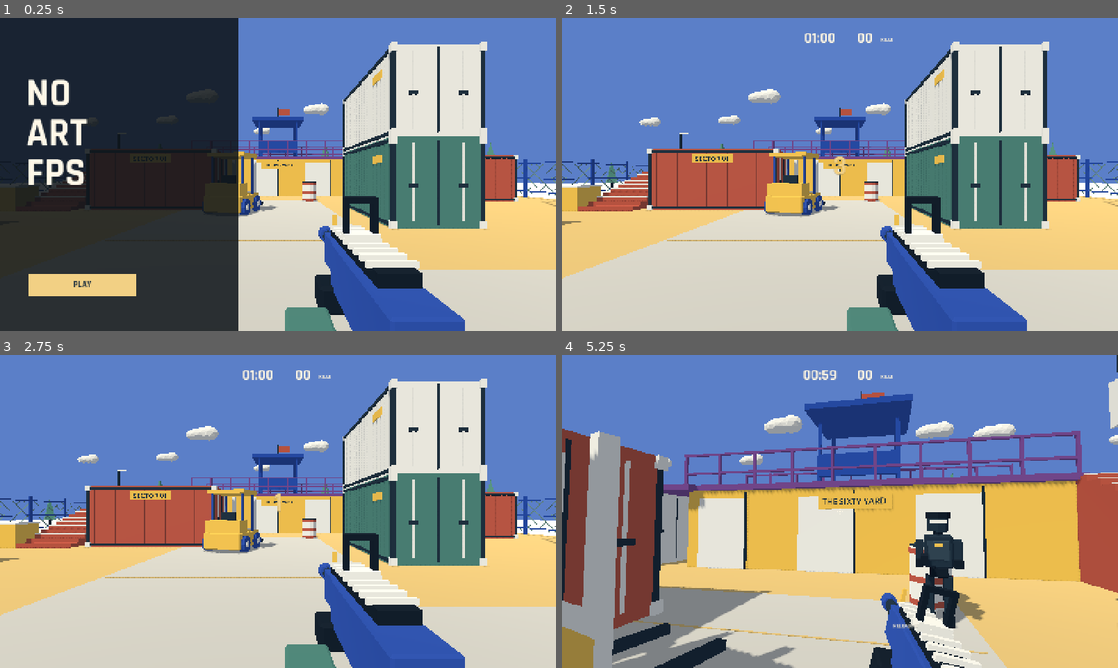
Above: before the commit, frames 1-4 (two rows, left to right).
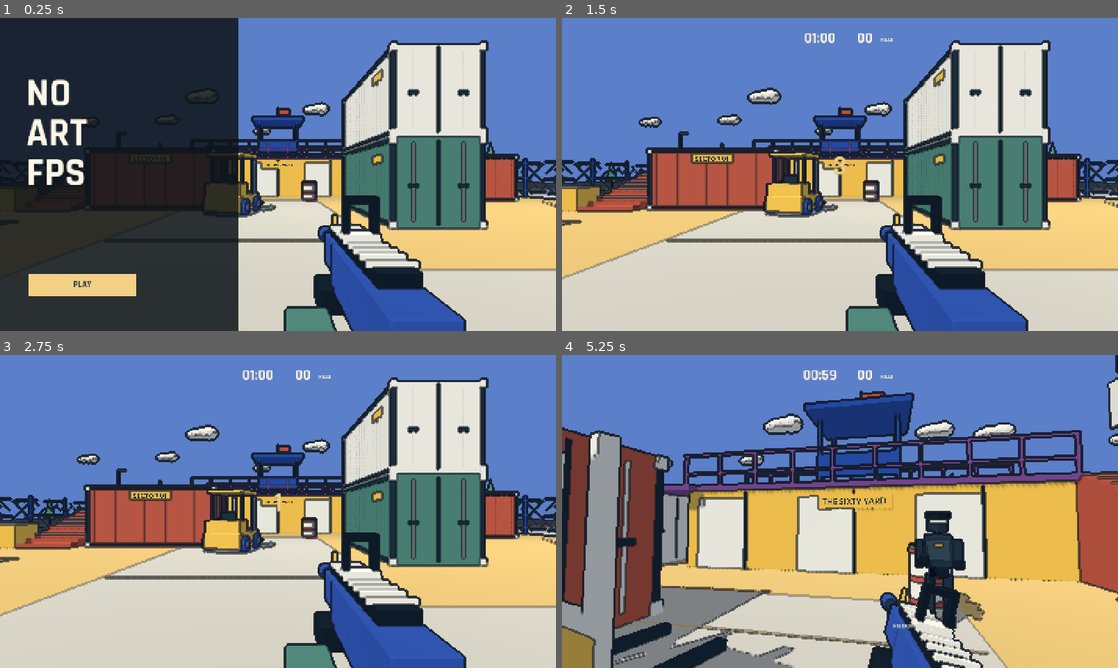
Above: after the commit, the same moments.

Repository: YicongCao/No-Art-FPS
Game: Godot game, scene res://scenes/main.tscn
The game is run twice, just before and just after one commit, with the same random seed, the same clock (stepped at 60 frames per second) and the same inputs.
Inputs (mouse positions are in pixels of both pictures, inside the frame that each line leads up to):
- Up to frame 1 (0.25 s): no input
- Up to frame 2 (1.5 s): click "PLAY" at 0.5 s; tap Enter (restart) at 1.25 s; move the mouse to (867, 174) at 1.27 s; press the mouse at (867, 174) at 1.28 s; hold W (forward) from 1.28 s (still down)
- Up to frame 3 (2.75 s): keep holding W (forward); tap Space (jump) at 1.52, 2.27 s; tap Enter (restart) at 2 s; move the mouse to (250, 511) at 2.02 s; release the mouse at (250, 511) at 2.03 s; tap M at 2.1 s
- Up to frame 4 (5.25 s): keep holding W (forward); tap Enter (restart) at 2.75, 3.5 s; move the mouse to (851, 505) at 2.77 s; press the mouse at (851, 505) at 2.78 s; move the mouse to (834, 517) at 3.52 s; release the mouse at (834, 517) at 3.53 s; tap M at 3.6, 5.1 s; tap Space (jump) at 3.77, 4.52 s; move the mouse to (878, 514) at 4.27 s; press the mouse at (878, 514) at 4.28 s; tap R (reload) at 4.9 s; move the mouse to (795, 508) at 5.02 s; release the mouse at (795, 508) at 5.03 s

The runs differ from the first frame. In frame 1, 7.6% of the frame differs, in the area x 0-100%, y 7-100%; in frame 2, 11%; in frame 3, 11%; in frame 4, 13%, in the area x 0-100%, y 0-100%.

Commit message:
art: add screen-space comic outlines to world geometry and weapon

Diff:
--- /dev/null
+++ b/assets/shaders/comic_outline.gdshader
@@ -0,0 +1,44 @@
+shader_type spatial;
+render_mode unshaded, fog_disabled, cull_disabled, depth_draw_never, depth_test_disabled;
+
+uniform sampler2D scene_color : hint_screen_texture, repeat_disable, filter_nearest;
+uniform sampler2D scene_depth : hint_depth_texture, repeat_disable, filter_nearest;
+uniform float width_pixels : hint_range(0.5, 3.0) = 1.15;
+uniform vec3 ink : source_color = vec3(0.075, 0.10, 0.14);
+
+void vertex() {
+    POSITION = vec4(VERTEX.xy, 1.0, 1.0);
+}
+
+float linear_depth(vec2 uv, mat4 inv_projection) {
+    float raw = texture(scene_depth, uv).r;
+    #if CURRENT_RENDERER == RENDERER_COMPATIBILITY
+        vec3 ndc = vec3(uv, raw) * 2.0 - 1.0;
+    #else
+        vec3 ndc = vec3(uv * 2.0 - 1.0, raw);
+    #endif
+    vec4 view = inv_projection * vec4(ndc, 1.0);
+    return max(0.01, -view.z / view.w);
+}
+
+void fragment() {
+    vec2 pixel = width_pixels / VIEWPORT_SIZE;
+    vec3 base = texture(scene_color, SCREEN_UV).rgb;
+    float center_depth = linear_depth(SCREEN_UV, INV_PROJECTION_MATRIX);
+    float geometry_edge = 0.0;
+    float color_edge = 0.0;
+    for (int i = 0; i < 4; i++) {
+        vec2 direction = vec2(0.0);
+        if (i == 0) direction.x = 1.0;
+        if (i == 1) direction.x = -1.0;
+        if (i == 2) direction.y = 1.0;
+        if (i == 3) direction.y = -1.0;
+        vec2 uv = clamp(SCREEN_UV + direction * pixel, vec2(0.001), vec2(0.999));
+        float adjacent = linear_depth(uv, INV_PROJECTION_MATRIX);
+        geometry_edge = max(geometry_edge, abs(center_depth-adjacent) / max(0.25,min(center_depth,adjacent)));
+        color_edge = max(color_edge, length(base-texture(scene_color,uv).rgb));
+    }
+    float edge = max(smoothstep(0.035,0.11,geometry_edge),smoothstep(0.22,0.42,color_edge)*0.7);
+    ALBEDO = mix(base,ink,edge*0.88);
+    ALPHA = 1.0;
+}
--- a/scripts/player.gd
+++ b/scripts/player.gd
@@ -9,6 +9,7 @@
 var gun_origin = Vector3(.25,-.32,-.66)
 var sensitivity = .0022
 var game: Node
+var outline: MeshInstance3D
 
 func _ready() -> void:
 	collision_layer = 2
@@ -32,6 +33,22 @@
 	gun.scale = Vector3.ONE*.70
 	for n in gun.find_children("*","MeshInstance3D",true,false):
 		n.cast_shadow = GeometryInstance3D.SHADOW_CASTING_SETTING_OFF
+
+	# Full-screen depth/color edges cover all opaque scenery, actors and the viewmodel.
+	# No second mesh shell: hard-edged Blender models keep their seams closed.
+	outline = MeshInstance3D.new()
+	outline.name = "ComicOutline"
+	var quad = QuadMesh.new()
+	quad.size = Vector2(2,2)
+	outline.mesh = quad
+	outline.extra_cull_margin = 16384
+	outline.cast_shadow = GeometryInstance3D.SHADOW_CASTING_SETTING_OFF
+	var ink = ShaderMaterial.new()
+	ink.shader = preload("res://assets/shaders/comic_outline.gdshader")
+	ink.render_priority = -128
+	outline.material_override = ink
+	camera.add_child(outline)
+	outline.position.z = -.1
 
 func _unhandled_input(event: InputEvent) -> void:
 	if event is InputEventMouseMotion and Input.mouse_mode == Input.MOUSE_MODE_CAPTURED and enabled:
Binary file changed: artifacts/title.png
Not shown, added: assets/shaders/low_health.gdshader.uid
